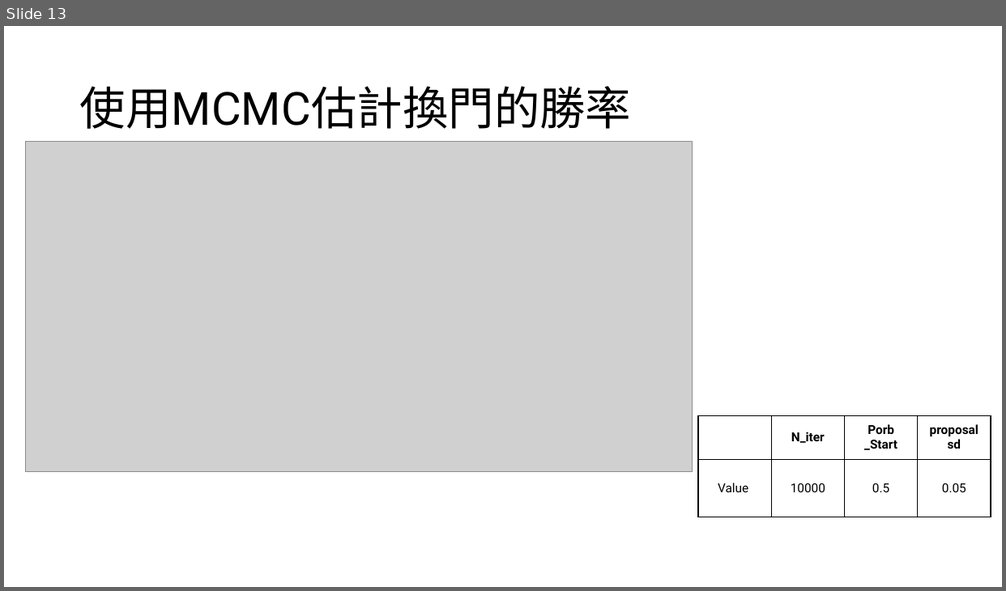
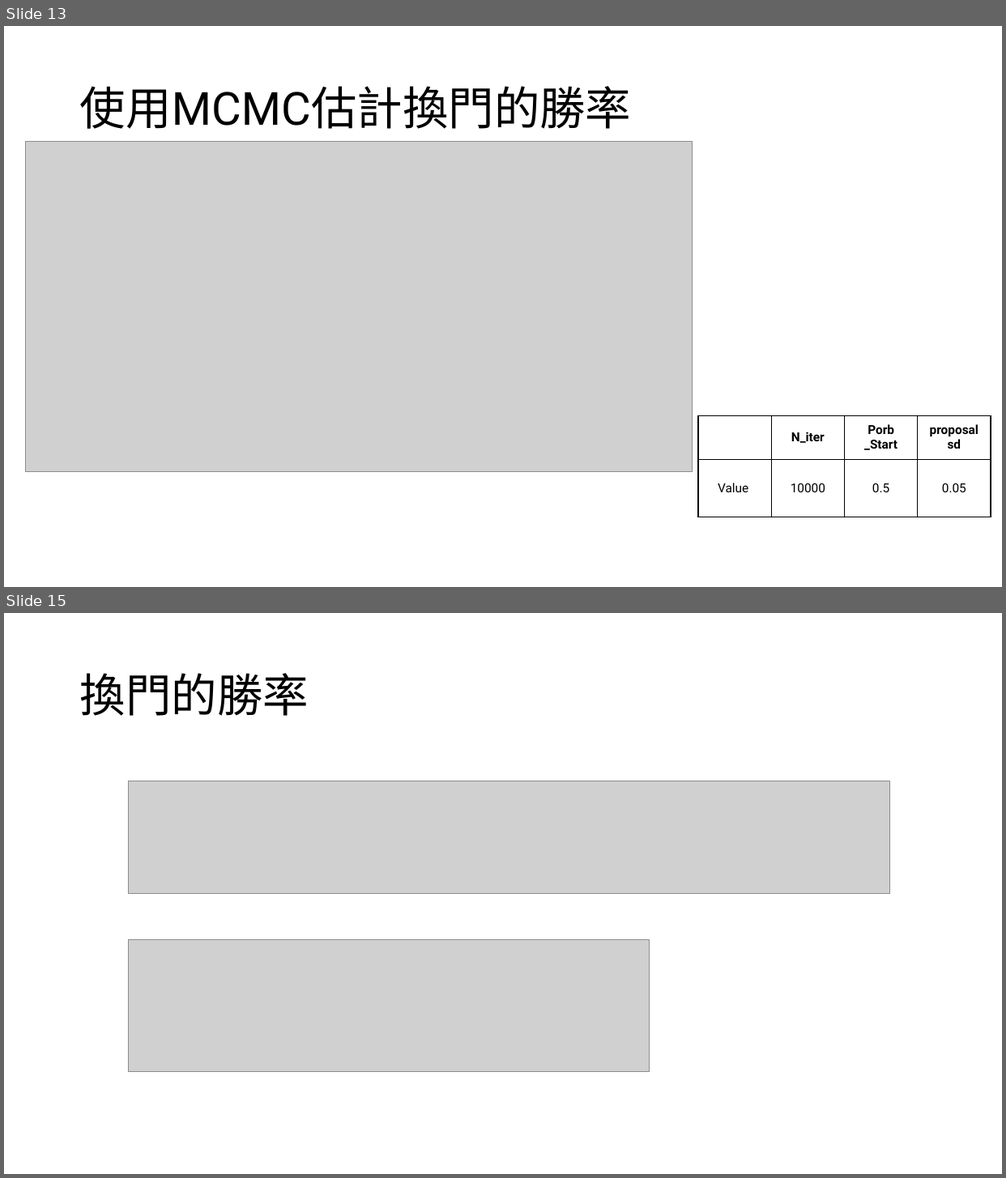
Before and after one commit to Lai-jun-yan/monty-hall-simulation, a slide deck: R/presentation/統計計算.pptx. Shown one above the other, each under a label of ours: slide 13 before the commit, slides 13 and 15 after it; the slides between them are not shown. The pictures are 1006x591 and 1006x1178 pixels, drawn with LibreOffice and Linux fonts; fonts in the diff are those of the drawing; grey boxes stand for pictures. Boxes give left, top, right and bottom in pixels: in the first picture for what was removed or moved away, otherwise in the second. Text is boxed around its words. In the diff, an @@ line names an element or a change of style, - is before the commit and + after.

```diff
--- a/R/presentation/統計計算.pptx
+++ b/R/presentation/統計計算.pptx
@@ slide 15 added at [4,613,1002,1174], background #FFFFFF @@
@@ title added at [80,673,309,716], 44 pt, text #000000 @@
+換門的勝率
@@ picture added at [129,781,890,894] @@
@@ picture added at [129,940,650,1072] @@
```
Also in this commit, not shown: 1 other slide added.
